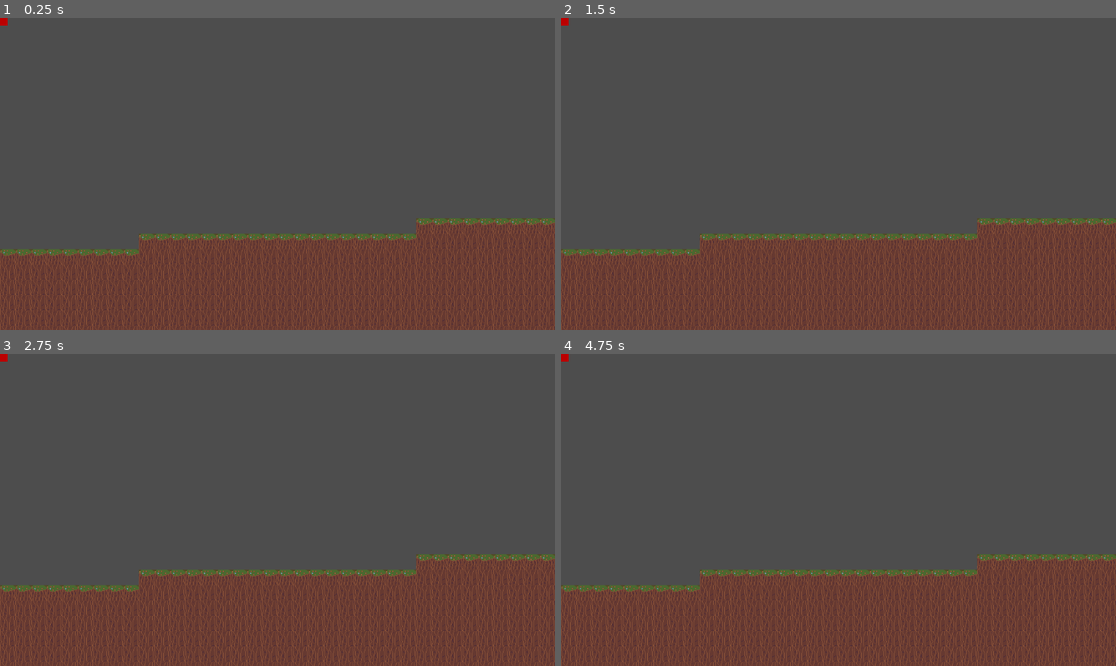
Above: before the commit, frames 1-4 (two rows, left to right).
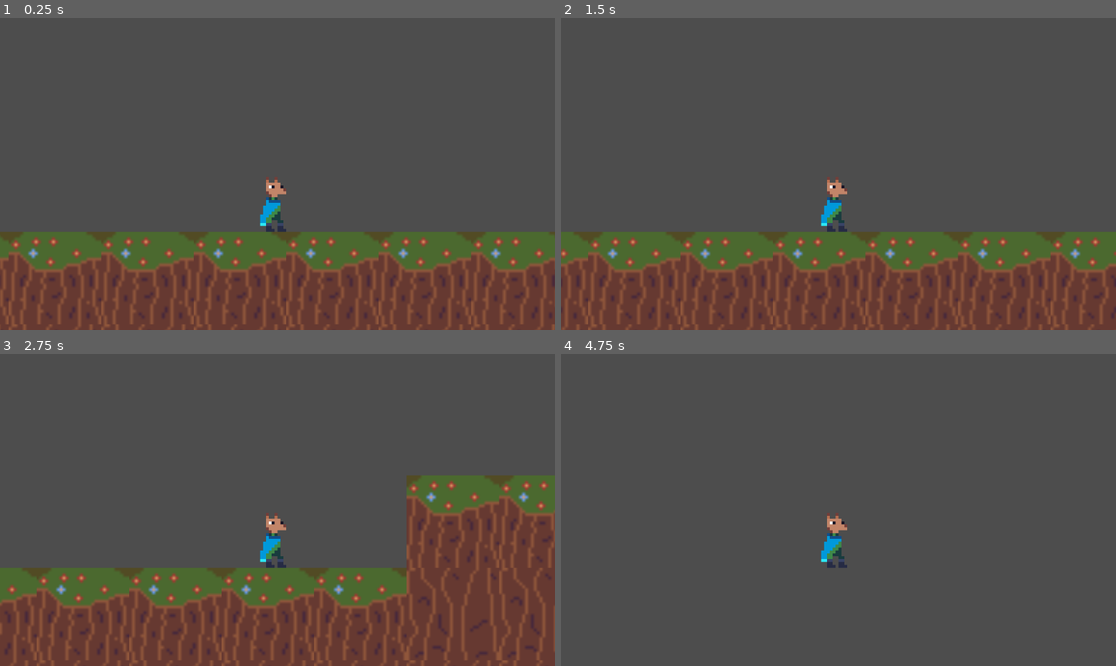
Above: after the commit, the same moments.

Repository: mendri/new_game_plataforma
Game: Godot game, scene res://scenes/main.tscn
Two runs of this game, one before a commit and one after it. Both use one fixed random seed, a clock stepped at 60 frames per second and the inputs below.
Inputs:
- Up to frame 1 (0.25 s): no input
- Up to frame 2 (1.5 s): tap Enter at 0.5 s; hold D (move_right, bound only after the commit) from 0.53 s (still down); tap Space (jump, bound only after the commit) at 0.6, 0.77, 1.07, 1.35 s
- Up to frame 3 (2.75 s): tap Space (jump, bound only after the commit) at 1.52, 1.82, 2.1 s; release D (move_right, bound only after the commit) at 2.03 s; hold A (move_left, bound only after the commit) from 2.03 s (still down)
- Up to frame 4 (4.75 s): release A (move_left, bound only after the commit) at 2.78 s; hold D (move_right, bound only after the commit) 2.78-4.28 s; tap Space (jump, bound only after the commit) at 2.85, 3.02, 3.32, 3.6, 3.77, 4.07, 4.35, 4.52 s; hold A (move_left, bound only after the commit) from 4.28 s (still down)

The runs differ from the first frame. In frame 1, 15% of the frame differs, in the area x 0-100%, y 0-100%; in frame 2, 15%; in frame 3, 19%; in frame 4, 31%.

Commit message:
feat: personagem e sua movimentação inicialmente feitos

Diff:
--- a/study-case-platform/project.godot
+++ b/study-case-platform/project.godot
@@ -14,3 +14,26 @@
 run/main_scene="uid://bioqab8w486xj"
 config/features=PackedStringArray("4.4", "Forward Plus")
 config/icon="res://icon.svg"
+
+[input]
+
+jump={
+"deadzone": 0.2,
+"events": [Object(InputEventKey,"resource_local_to_scene":false,"resource_name":"","device":-1,"window_id":0,"alt_pressed":false,"shift_pressed":false,"ctrl_pressed":false,"meta_pressed":false,"pressed":false,"keycode":0,"physical_keycode":32,"key_label":0,"unicode":32,"location":0,"echo":false,"script":null)
+]
+}
+move_left={
+"deadzone": 0.2,
+"events": [Object(InputEventKey,"resource_local_to_scene":false,"resource_name":"","device":-1,"window_id":0,"alt_pressed":false,"shift_pressed":false,"ctrl_pressed":false,"meta_pressed":false,"pressed":false,"keycode":0,"physical_keycode":65,"key_label":0,"unicode":97,"location":0,"echo":false,"script":null)
+]
+}
+move_right={
+"deadzone": 0.2,
+"events": [Object(InputEventKey,"resource_local_to_scene":false,"resource_name":"","device":-1,"window_id":0,"alt_pressed":false,"shift_pressed":false,"ctrl_pressed":false,"meta_pressed":false,"pressed":false,"keycode":0,"physical_keycode":68,"key_label":0,"unicode":100,"location":0,"echo":false,"script":null)
+]
+}
+
+[layer_names]
+
+2d_physics/layer_1="Player"
+2d_physics/layer_16="Floor"
--- a/study-case-platform/resources/grass_level_tile_set.tres
+++ b/study-case-platform/resources/grass_level_tile_set.tres
@@ -1,19 +1,21 @@
 [gd_resource type="TileSet" load_steps=5 format=3 uid="uid://4lsqydcx5fk3"]
 
-[ext_resource type="Texture2D" uid="uid://dpxy7q757ga3g" path="res://assets/sprites/terra_32x32.png" id="1_44frb"]
-[ext_resource type="Texture2D" uid="uid://d3jfcqrg4b6fl" path="res://assets/sprites/terra_2_32x32.png" id="2_s4q2j"]
+[ext_resource type="Texture2D" uid="uid://dpxy7q757ga3g" path="res://assets/sprites/tiles/terra_32x32.png" id="1_s4q2j"]
+[ext_resource type="Texture2D" uid="uid://d3jfcqrg4b6fl" path="res://assets/sprites/tiles/terra_2_32x32.png" id="2_7c7gd"]
 
 [sub_resource type="TileSetAtlasSource" id="TileSetAtlasSource_s4q2j"]
-texture = ExtResource("1_44frb")
+texture = ExtResource("1_s4q2j")
 texture_region_size = Vector2i(32, 32)
 0:0/0 = 0
+0:0/0/physics_layer_0/polygon_0/points = PackedVector2Array(-16, -16, 16, -16, 16, 16, -16, 16)
 
 [sub_resource type="TileSetAtlasSource" id="TileSetAtlasSource_7c7gd"]
-texture = ExtResource("2_s4q2j")
+texture = ExtResource("2_7c7gd")
 texture_region_size = Vector2i(32, 32)
 0:0/0 = 0
 
 [resource]
 tile_size = Vector2i(32, 32)
+physics_layer_0/collision_layer = 32768
 sources/0 = SubResource("TileSetAtlasSource_s4q2j")
 sources/2 = SubResource("TileSetAtlasSource_7c7gd")
--- a/study-case-platform/resources/stone_level_tile_set.tres
+++ b/study-case-platform/resources/stone_level_tile_set.tres
@@ -1,6 +1,6 @@
 [gd_resource type="TileSet" load_steps=3 format=3 uid="uid://dpadlr7qy84kd"]
 
-[ext_resource type="Texture2D" uid="uid://twcn34oau2xx" path="res://assets/sprites/pedra_32x32.png" id="1_ad1qr"]
+[ext_resource type="Texture2D" uid="uid://twcn34oau2xx" path="res://assets/sprites/tiles/pedra_32x32.png" id="1_ad1qr"]
 
 [sub_resource type="TileSetAtlasSource" id="TileSetAtlasSource_1ne66"]
 texture = ExtResource("1_ad1qr")
--- a/study-case-platform/scenes/main.tscn
+++ b/study-case-platform/scenes/main.tscn
@@ -7,6 +7,7 @@
 [node name="Main" type="Node2D"]
 
 [node name="GrassTileMapLayer" type="TileMapLayer" parent="."]
+position = Vector2(0, -1)
 tile_map_data = PackedByteArray("AAAAAA8AAAAAAAAAAAABAA8AAAAAAAAAAAACAA8AAAAAAAAAAAADAA8AAAAAAAAAAAAEAA8AAAAAAAAAAAAFAA …(7408 unchanged characters)…
 tile_set = ExtResource("1_o5qli")
 rendering_quadrant_size = 32
@@ -15,3 +16,4 @@
 tile_set = ExtResource("2_0wfyh")
 
 [node name="Player" parent="." instance=ExtResource("3_sugp2")]
+position = Vector2(573, 438)
--- a/study-case-platform/scenes/player.tscn
+++ b/study-case-platform/scenes/player.tscn
@@ -1,17 +1,25 @@
-[gd_scene load_steps=3 format=3 uid="uid://c4wi3na2kp7vs"]
+[gd_scene load_steps=4 format=3 uid="uid://c4wi3na2kp7vs"]
 
-[sub_resource type="PlaceholderTexture2D" id="PlaceholderTexture2D_u8vuu"]
-size = Vector2(32, 32)
+[ext_resource type="Texture2D" uid="uid://r17tndc72tql" path="res://assets/sprites/player/lhama_32x32.png" id="1_3vyb7"]
+[ext_resource type="Script" uid="uid://fmpgecd5olou" path="res://scripts/player.gd" id="1_g2els"]
 
-[sub_resource type="RectangleShape2D" id="RectangleShape2D_u8vuu"]
-size = Vector2(32, 32)
+[sub_resource type="CapsuleShape2D" id="CapsuleShape2D_3vyb7"]
+radius = 3.0
+height = 18.0
 
 [node name="Player" type="CharacterBody2D"]
+collision_mask = 32768
+script = ExtResource("1_g2els")
 
 [node name="Sprite2D" type="Sprite2D" parent="."]
-modulate = Color(0.733128, 0.315923, 0, 1)
-self_modulate = Color(1, 0.388235, 0.388235, 1)
-texture = SubResource("PlaceholderTexture2D_u8vuu")
+texture_filter = 1
+texture = ExtResource("1_3vyb7")
+offset = Vector2(0, -9)
 
 [node name="CollisionShape2D" type="CollisionShape2D" parent="."]
-shape = SubResource("RectangleShape2D_u8vuu")
+position = Vector2(-1, -9)
+shape = SubResource("CapsuleShape2D_3vyb7")
+
+[node name="Camera2D" type="Camera2D" parent="."]
+offset = Vector2(0, -20)
+zoom = Vector2(6, 6)
--- /dev/null
+++ b/study-case-platform/scripts/player.gd
@@ -0,0 +1,28 @@
+extends CharacterBody2D
+
+@export var gravity = 500
+@export var jump_force = 190
+@export var speed = 350
+@export var max_speed = 170
+@export var friction = 10
+
+func _ready():
+	pass
+
+func _physics_process(delta):
+	if Input.is_action_pressed("move_right"):
+		velocity.x += speed * delta
+	elif Input.is_action_pressed("move_left"):
+		velocity.x -= speed * delta
+	else:
+		if abs(velocity.x) > 0:
+			velocity.x = int(lerp(velocity.x, 0.0, friction * delta))
+
+	velocity.x = clamp(velocity.x, -max_speed, max_speed)
+	velocity.y += gravity * delta
+
+	if is_on_floor():
+		if Input.is_action_just_pressed("jump"):
+			velocity.y = -jump_force
+
+	move_and_slide()
Binary file added: study-case-platform/assets/sprites/player/lhama_32x32.png
Not shown, added: study-case-platform/assets/sprites/player/lhama_32x32.png.import
Renamed: study-case-platform/assets/sprites/pedra_32x32.png -> study-case-platform/assets/sprites/tiles/pedra_32x32.png
Not shown, changed: study-case-platform/assets/sprites/tiles/pedra_32x32.png.import
Renamed: study-case-platform/assets/sprites/terra_2_32x32.png -> study-case-platform/assets/sprites/tiles/terra_2_32x32.png
Not shown, changed: study-case-platform/assets/sprites/tiles/terra_2_32x32.png.import
Renamed: study-case-platform/assets/sprites/terra_32x32.png -> study-case-platform/assets/sprites/tiles/terra_32x32.png
Not shown, changed: study-case-platform/assets/sprites/tiles/terra_32x32.png.import
Not shown, added: study-case-platform/scripts/player.gd.uid
